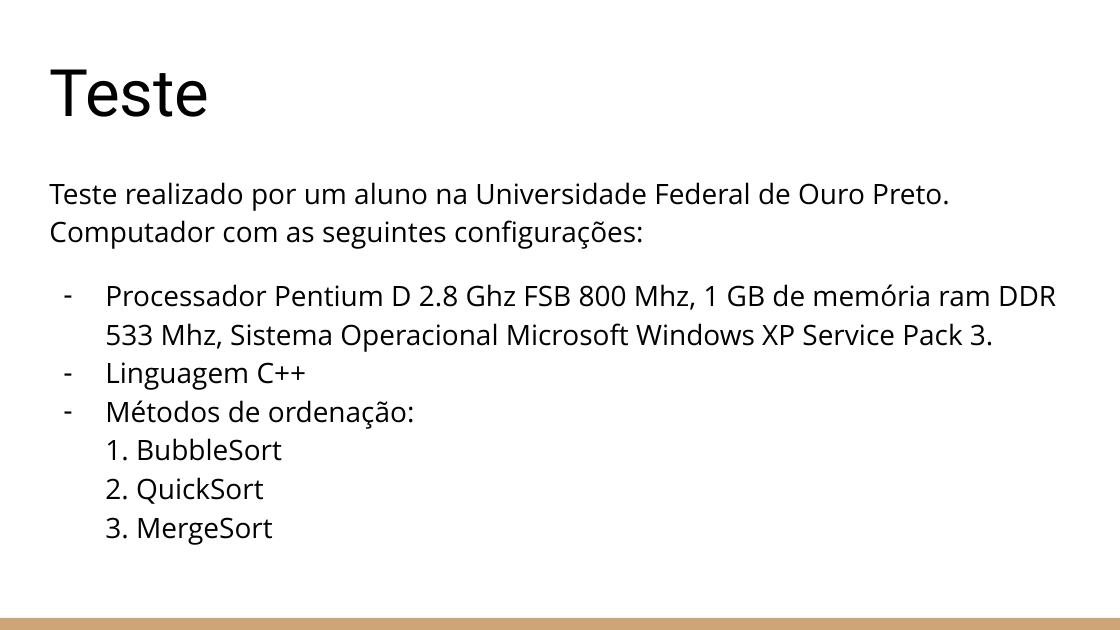
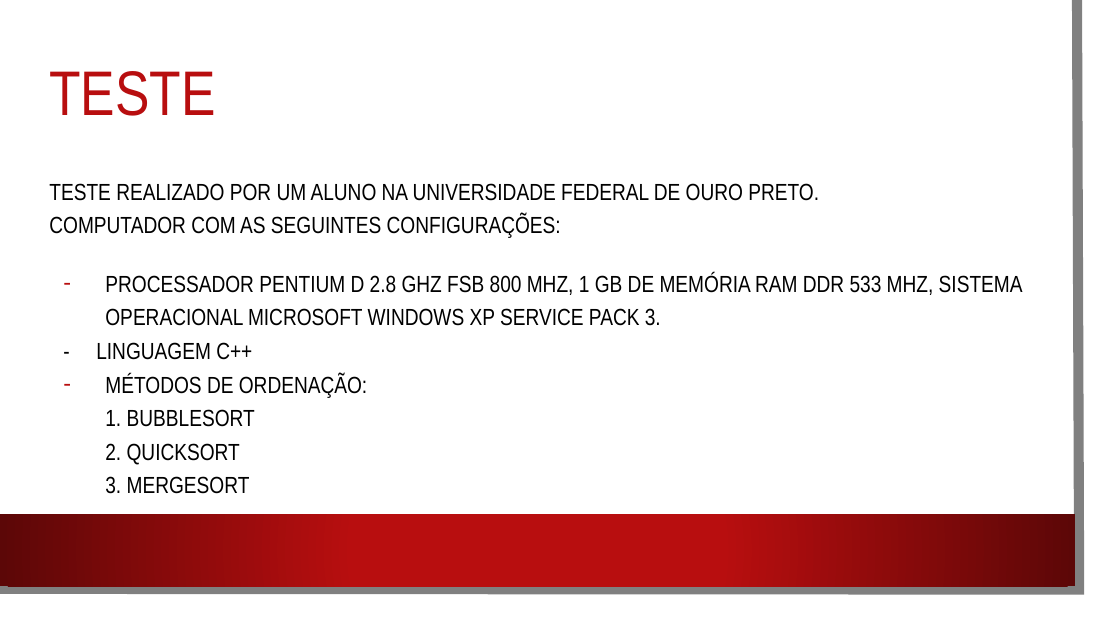
Before and after one commit to gujahlive/Aulas-C, a slide deck: slide 13 of TRABALHOS/MERGE SORT/Algoritmos de ordenação.pptx. Drawn at 1120x630 pixels with LibreOffice and Linux fonts; fonts in the diff are those of the drawing; background and template pictures are left out. Boxes give left, top, right and bottom in pixels: in the first picture for what was removed or moved away, otherwise in the second. Text is boxed around its words. In the diff, an @@ line names an element or a change of style, - is before the commit and + after.

```diff
--- a/TRABALHOS/MERGE SORT/Algoritmos de ordenação.pptx
+++ b/TRABALHOS/MERGE SORT/Algoritmos de ordenação.pptx
@@ rectangle added at <box>0,0,1101,610</box>, fill #FFFFFF @@
@@ freeform shape added at <box>0,0,1080,590</box>, outline #808080 6.5 pt @@
@@ title at <box>49,71,215,116</box>: text changed; size 42 to 40.5 pt; font Roboto to Arial Narrow; text colour #000000 to #B80E0F @@
-Teste
+TESTE
@@ text at <box>49,183,1023,494</box>: text changed; size 18 to 15 pt; font Open Sans to Arial Narrow @@
-Teste realizado por um aluno na Universidade Federal de Ouro Preto.
-Computador com as seguintes configurações:
-– Processador Pentium D 2.8 Ghz FSB 800 Mhz, 1 GB de memória ram DDR 533 Mhz, Sistema Operacional Microsoft Windows XP Service Pack 3.
-– Linguagem C++
-– Métodos de ordenação:
-  1. BubbleSort
-  2. QuickSort
-  3. MergeSort
+TESTE REALIZADO POR UM ALUNO NA UNIVERSIDADE FEDERAL DE OURO PRETO.
+COMPUTADOR COM AS SEGUINTES CONFIGURAÇÕES:
+– PROCESSADOR PENTIUM D 2.8 GHZ FSB 800 MHZ, 1 GB DE MEMÓRIA RAM DDR 533 MHZ, SISTEMA OPERACIONAL MICROSOFT WINDOWS XP SERVICE PACK 3.
+- LINGUAGEM C++
+– MÉTODOS DE ORDENAÇÃO:
+  1. BUBBLESORT
+  2. QUICKSORT
+  3. MERGESORT
@@ rectangle: place and size @@
-rectangle at <box>0,618,1120,630</box>
+rectangle at <box>0,514,1075,586</box>
@@ rectangle at <box>0,514,1075,586</box>: fill #CCA677 to gradient #B80E0F to #5C0707 @@
```
Also in this commit, not shown: 19 other slides changed, 6 other files.
